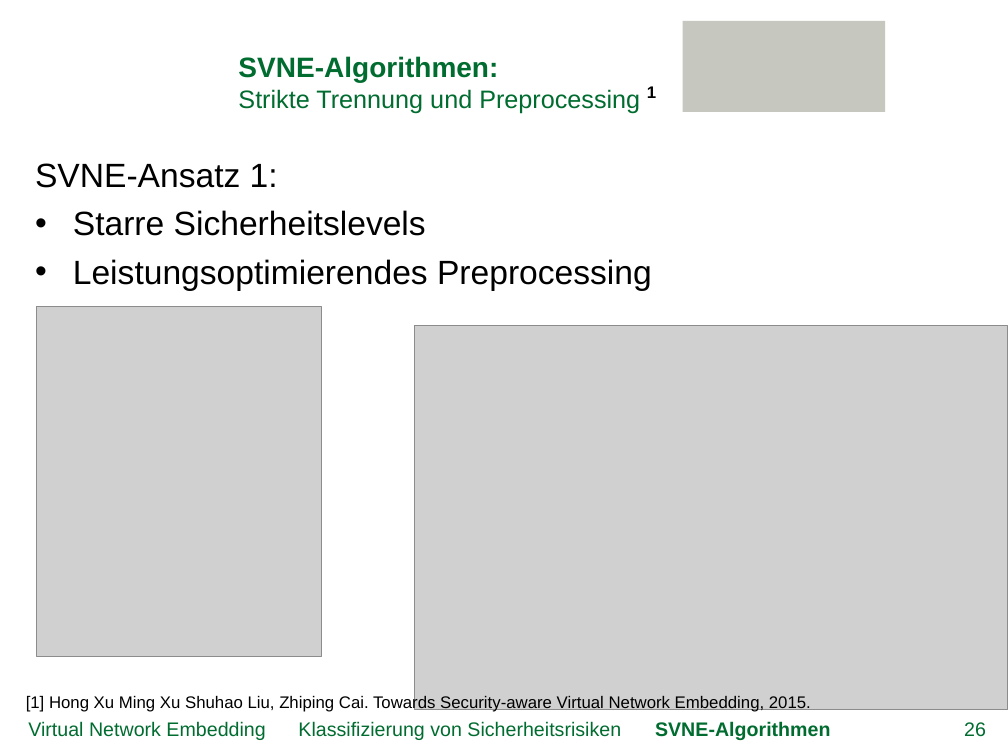
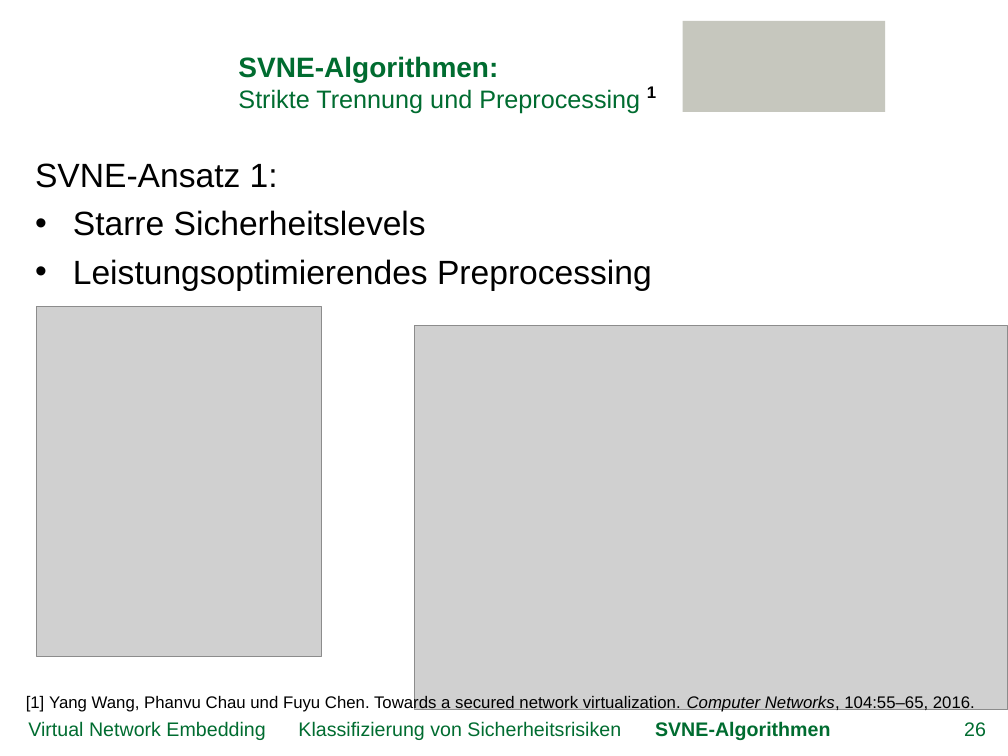
Before and after one commit to GeGroe/timvs, a slide deck: slide 26 of Referat/PowerPoint/TimvS_SVNE.pptx. Drawn at 1008x756 pixels with LibreOffice and Linux fonts; fonts in the diff are those of the drawing; grey boxes stand for pictures; background and template pictures are left out. Boxes give left, top, right and bottom in pixels: in the first picture for what was removed or moved away, otherwise in the second. Text is boxed around its words. In the diff, an @@ line names an element or a change of style, - is before the commit and + after.

```diff
--- a/Referat/PowerPoint/TimvS_SVNE.pptx
+++ b/Referat/PowerPoint/TimvS_SVNE.pptx
@@ text removed at (26,694,811,712) @@
-[1] Hong Xu Ming Xu Shuhao Liu, Zhiping Cai. Towards Security-aware Virtual Network Embedding, 2015.
@@ text added at (26,694,975,712), 12 pt, text #000000 @@
+[1] Yang Wang, Phanvu Chau und Fuyu Chen. Towards a secured network virtualization. Computer Networks, 104:55–65, 2016.
```
Also in this commit, not shown: 8 other slides changed, 2 slides added.
